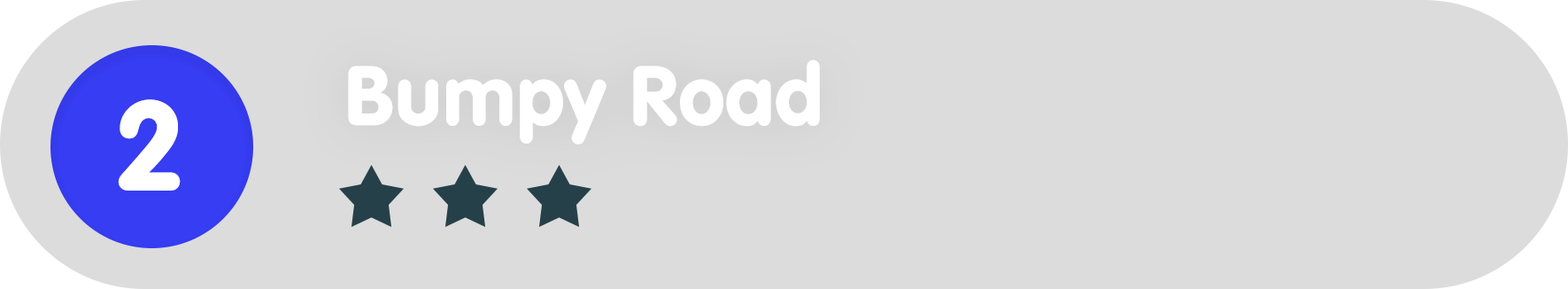
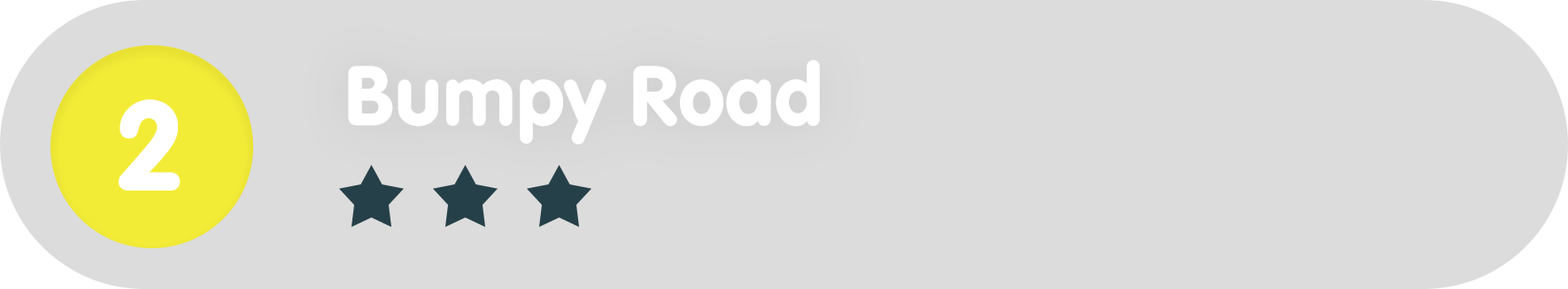
Revision of a layered 1568 x 289 image; what changed, layer by layer:
painted on "Ellipse_green" over [50, 45, 254, 248]
